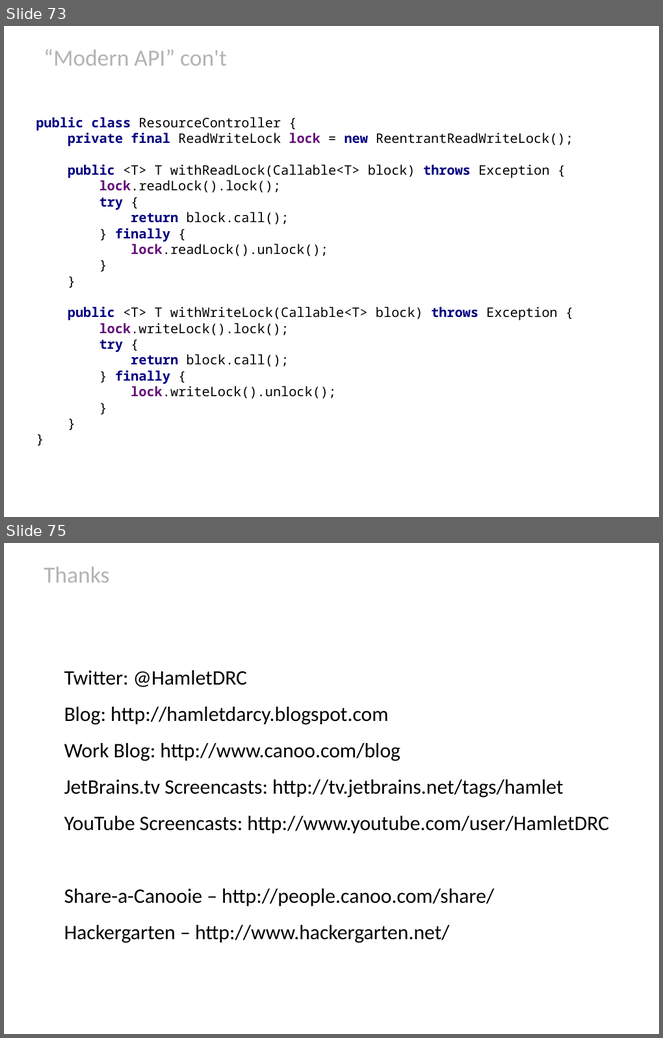
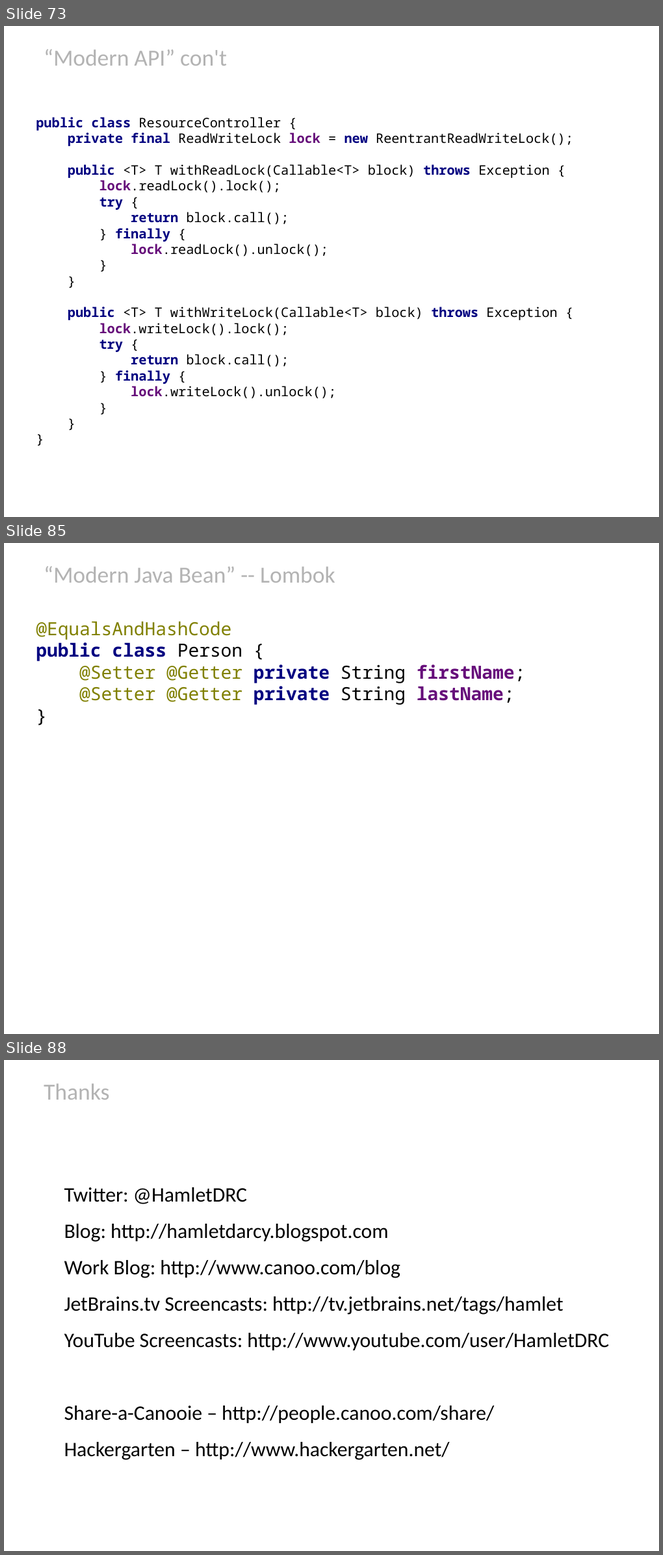
Before and after one commit to HamletDRC/presentations, a slide deck: javaboilerplatebusters/BoilerPlateBusters_Confess.odp. Shown one above the other, each under a label of ours: slides 73 and 75 before the commit, slides 73, 85 and 88 after it; the slides between them are not shown. The pictures are 663x1038 and 663x1555 pixels, drawn with LibreOffice and Linux fonts; fonts in the diff are those of the drawing; background and template pictures are left out. Boxes give left, top, right and bottom in pixels: in the first picture for what was removed or moved away, otherwise in the second. Text is boxed around its words. In the diff, an @@ line names an element or a change of style, - is before the commit and + after.

Commit message:
boiler plate buster first draft finished.

```diff
--- a/javaboilerplatebusters/BoilerPlateBusters_Confess.odp
+++ b/javaboilerplatebusters/BoilerPlateBusters_Confess.odp
@@ slide 85 added at box(4, 543, 659, 1034), background picture (left out) @@
@@ title added at box(44, 566, 336, 583), 28 pt, text #B3B3B3 @@
+“Modern Java Bean” -- Lombok
@@ subtitle added at box(36, 621, 525, 705), 22 pt, text #808000 @@
+@EqualsAndHashCode
+public class Person {
+@Setter @Getter private String firstName;
+@Setter @Getter private String lastName;
+}
@@ what was slide 75 is now slide 88 @@
```
Also in this commit, not shown: 1 slide changed, 13 other slides added, 1 slide removed, 11 other files.
